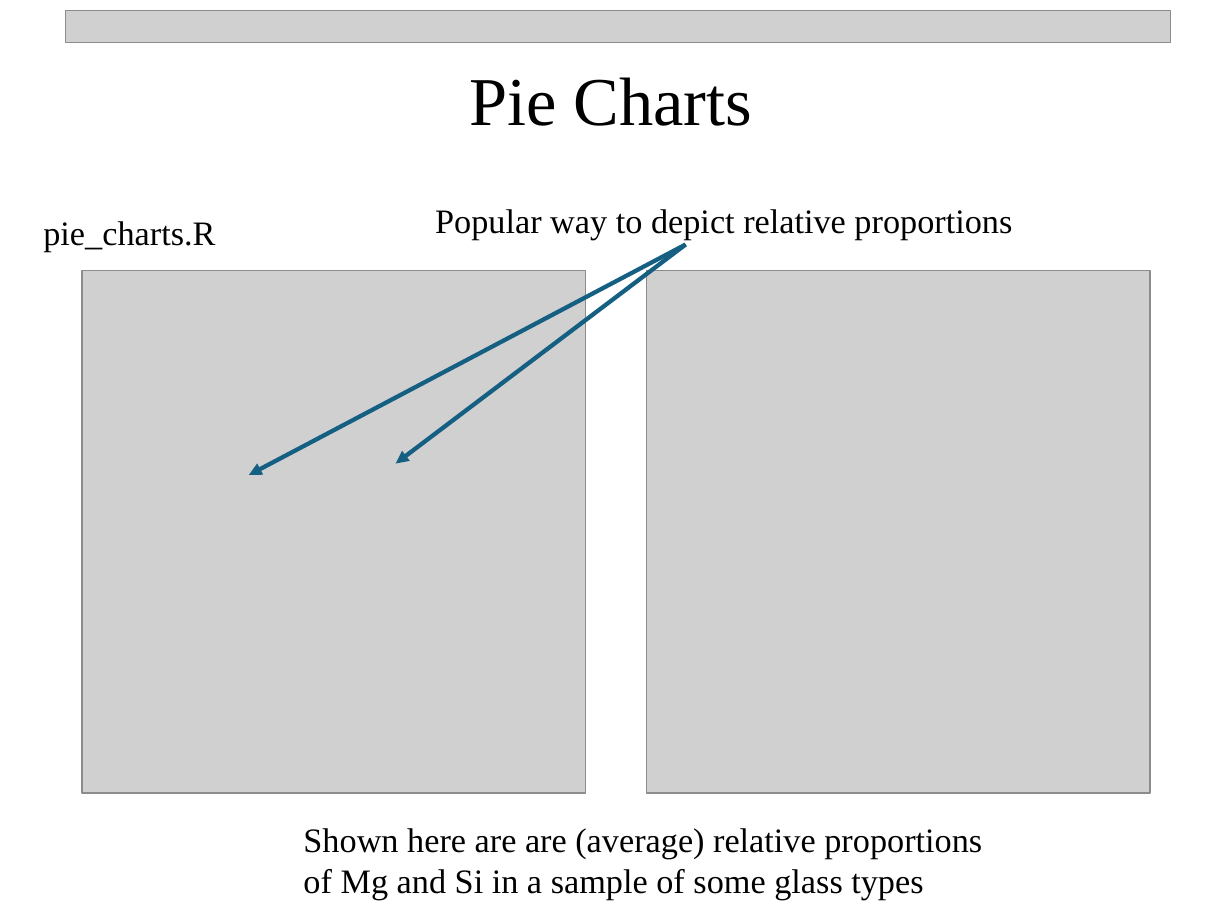
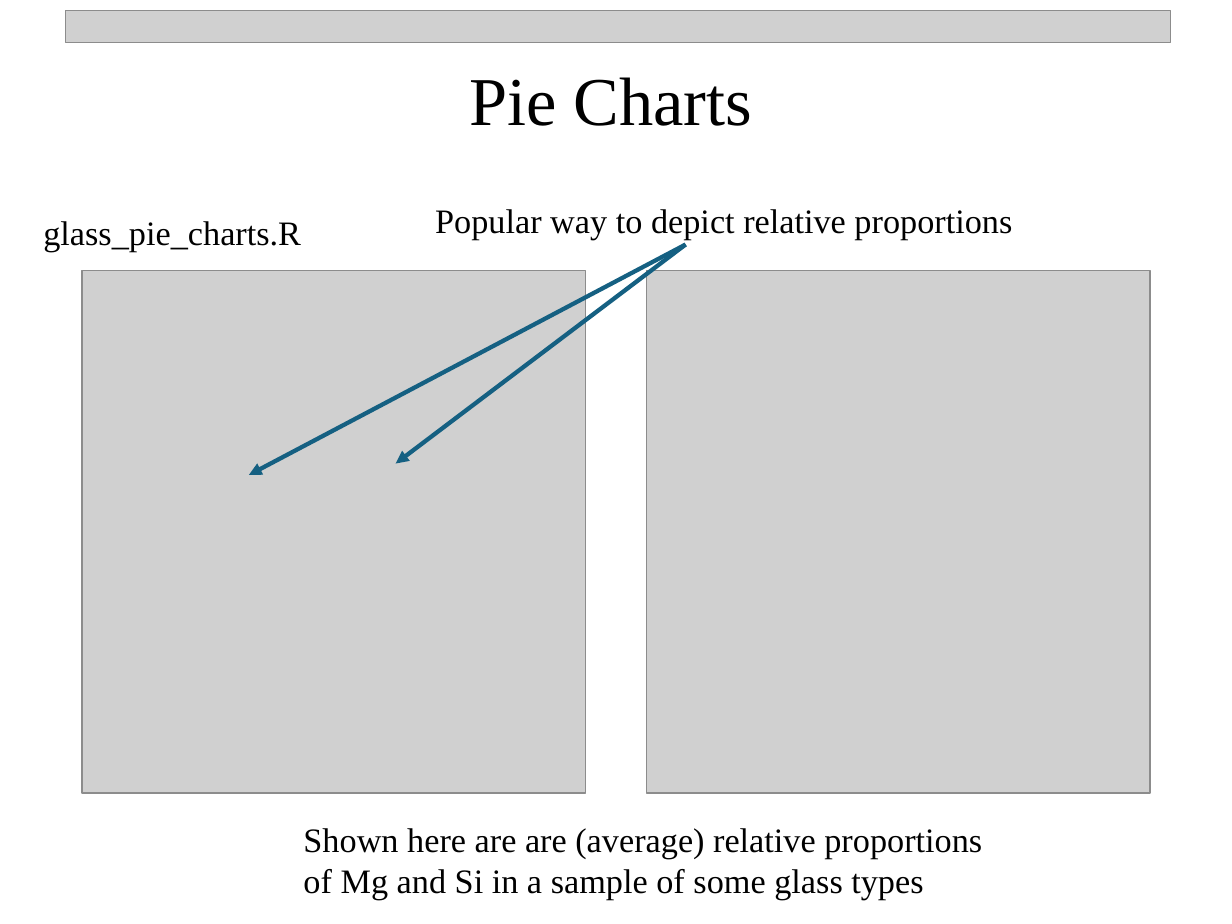
Before and after one commit to npetraco/709, a slide deck: slide 9 of Notes/2_basic_graphs_v1.pptx. Drawn at 1232x924 pixels with LibreOffice and Linux fonts; fonts in the diff are those of the drawing; grey boxes stand for pictures. Boxes give left, top, right and bottom in pixels: in the first picture for what was removed or moved away, otherwise in the second. Text is boxed around its words. In the diff, an @@ line names an element or a change of style, - is before the commit and + after.

```diff
--- a/Notes/2_basic_graphs_v1.pptx
+++ b/Notes/2_basic_graphs_v1.pptx
@@ text at (43, 221, 301, 252): text changed @@
-pie_charts.R
+glass_pie_charts.R
```
Also in this commit, not shown: 5 other slides changed, 27 other files.
